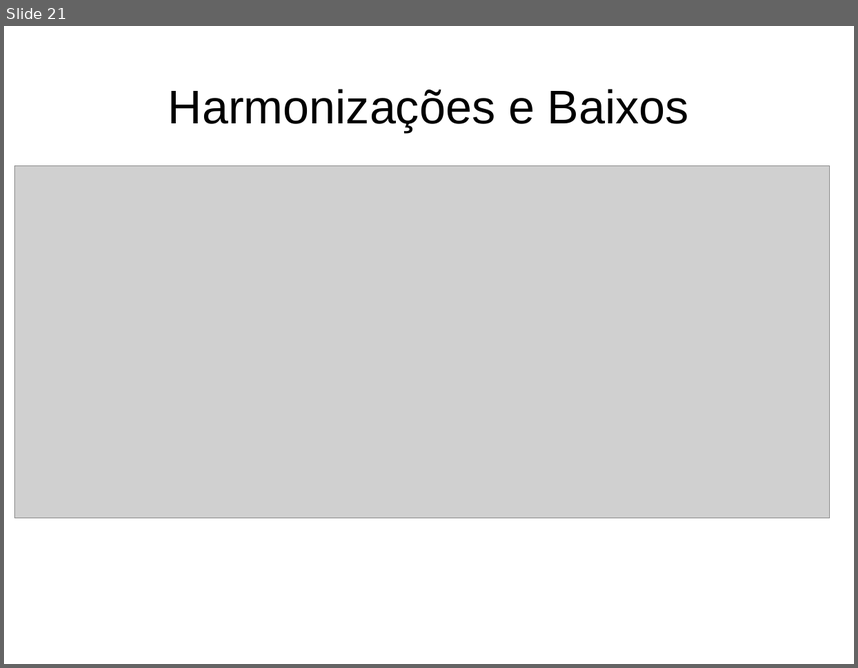
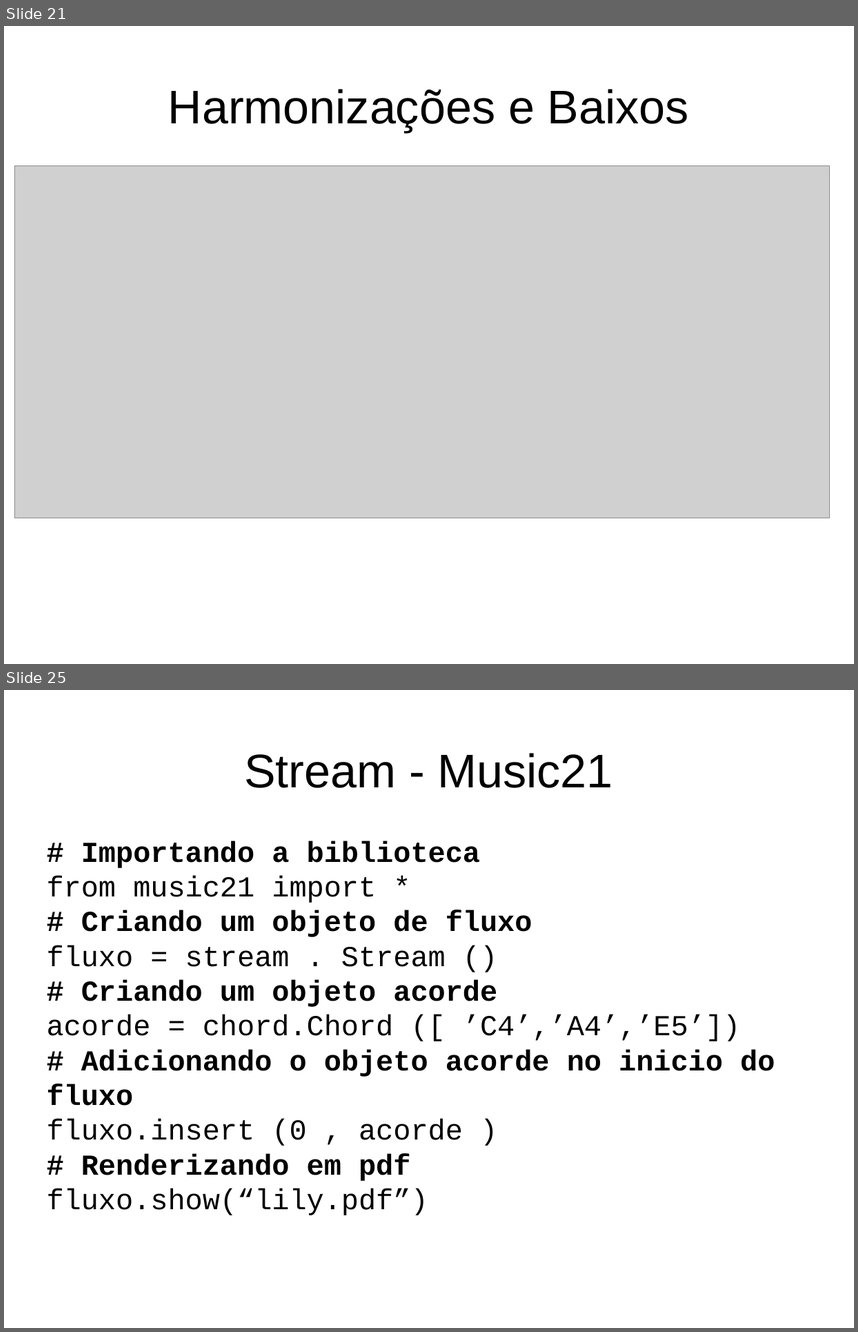
Before and after one commit to glerm/luteria, a slide deck: slides/banca.odp. Shown one above the other, each under a label of ours: slide 21 before the commit, slides 21 and 25 after it; the slides between them are not shown. The pictures are 858x668 and 858x1332 pixels, drawn with LibreOffice and Linux fonts; fonts in the diff are those of the drawing; grey boxes stand for pictures. Boxes give left, top, right and bottom in pixels: in the first picture for what was removed or moved away, otherwise in the second. Text is boxed around its words. In the diff, an @@ line names an element or a change of style, - is before the commit and + after.

```diff
--- a/slides/banca.odp
+++ b/slides/banca.odp
@@ slide 25 added at (4,690,854,1328), background #FFFFFF @@
@@ title added at (244,753,613,788), 44 pt, text #000000 @@
+Stream - Music21
@@ subtitle added at (47,840,775,1215), 27 pt, text #000000, bold @@
+# Importando a biblioteca
+from music21 import *
+# Criando um objeto de fluxo
+fluxo = stream . Stream ()
+# Criando um objeto acorde
+acorde = chord.Chord ([ ’C4’,’A4’,’E5’])
+# Adicionando o objeto acorde no inicio do fluxo
+fluxo.insert (0 , acorde )
+# Renderizando em pdf
+fluxo.show(“lily.pdf”)
```
Also in this commit, not shown: 19 other slides added, 2 other files.
